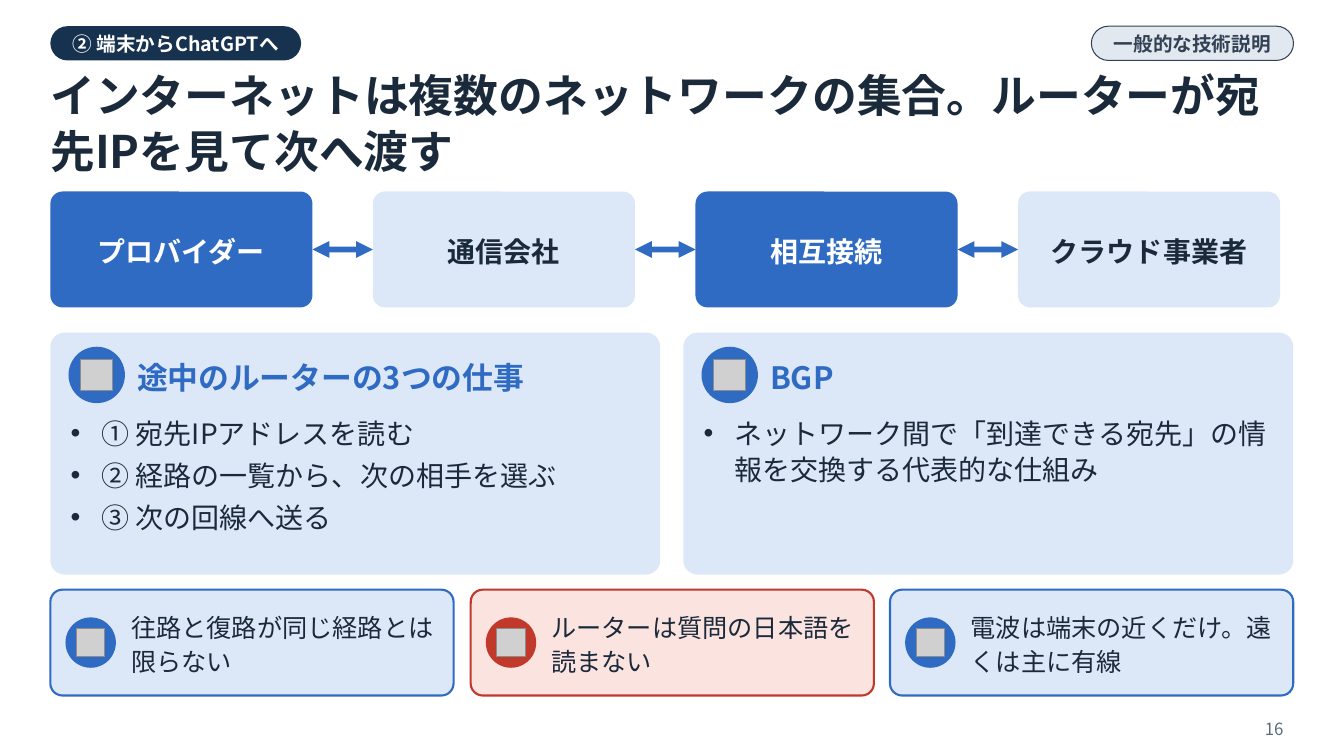
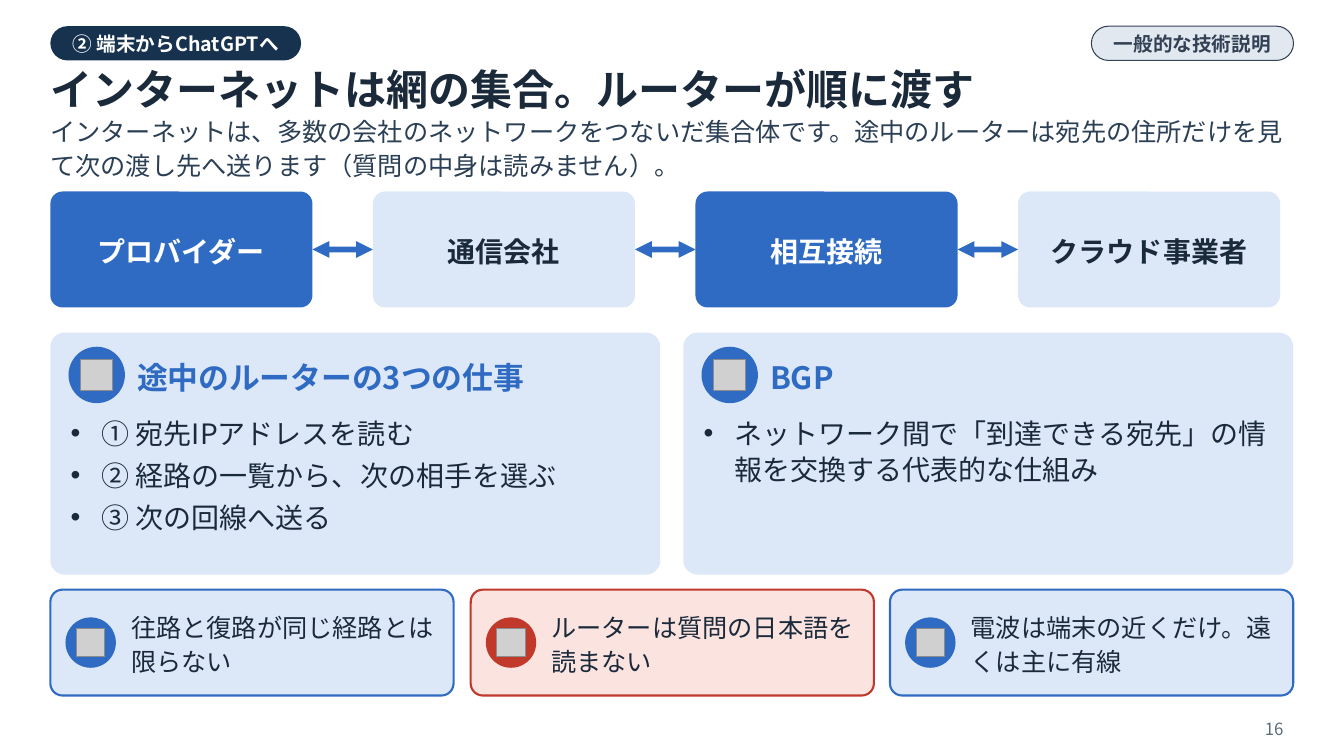
Before and after one commit to koyoy1016-gif/koyo1016, a slide deck: slide 16 of ai-infrastructure-hpe-study-deck.pptx. Drawn at 1344x756 pixels with LibreOffice and Linux fonts; fonts in the diff are those of the drawing; grey boxes stand for pictures. Boxes give left, top, right and bottom in pixels: in the first picture for what was removed or moved away, otherwise in the second. Text is boxed around its words. In the diff, an @@ line names an element or a change of style, - is before the commit and + after.

```diff
--- a/ai-infrastructure-hpe-study-deck.pptx
+++ b/ai-infrastructure-hpe-study-deck.pptx
@@ text at [50,68,974,109]: text changed; size 32 to 30 pt @@
-インターネットは複数のネットワークの集合。ルーターが宛先IPを見て次へ渡す
+インターネットは網の集合。ルーターが順に渡す
@@ text added at [50,119,1282,178], 18 pt, text #2B3F55 @@
+インターネットは、多数の会社のネットワークをつないだ集合体です。途中のルーターは宛先の住所だけを見て次の渡し先へ送ります（質問の中身は読みません）。
```
Also in this commit, not shown: 90 other slides changed, 17 other files.
